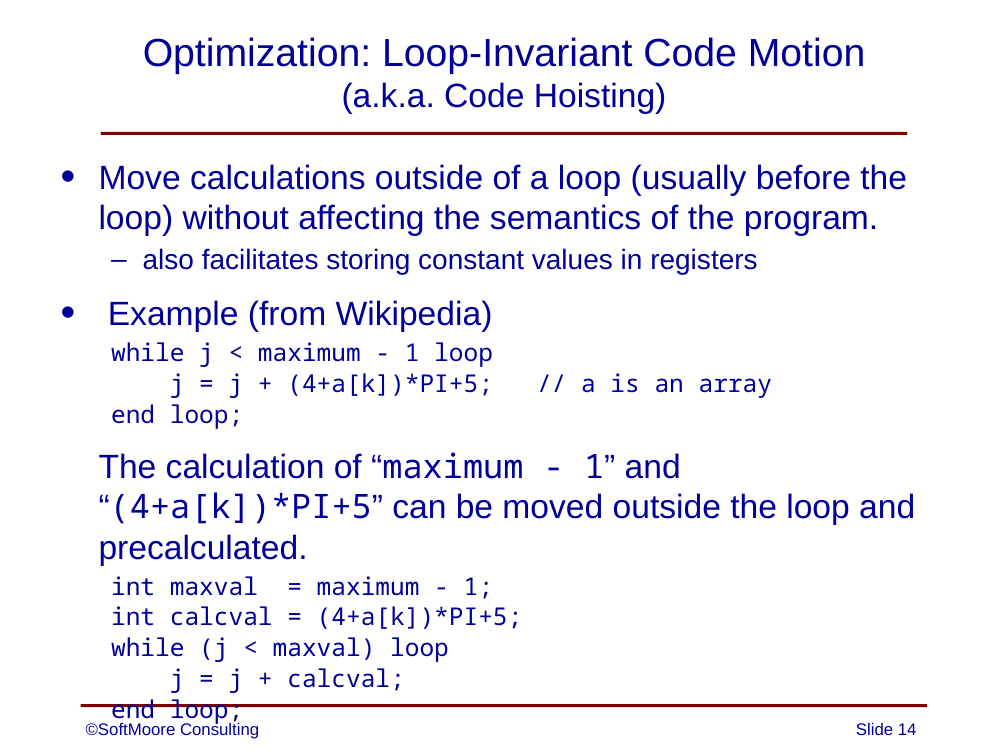
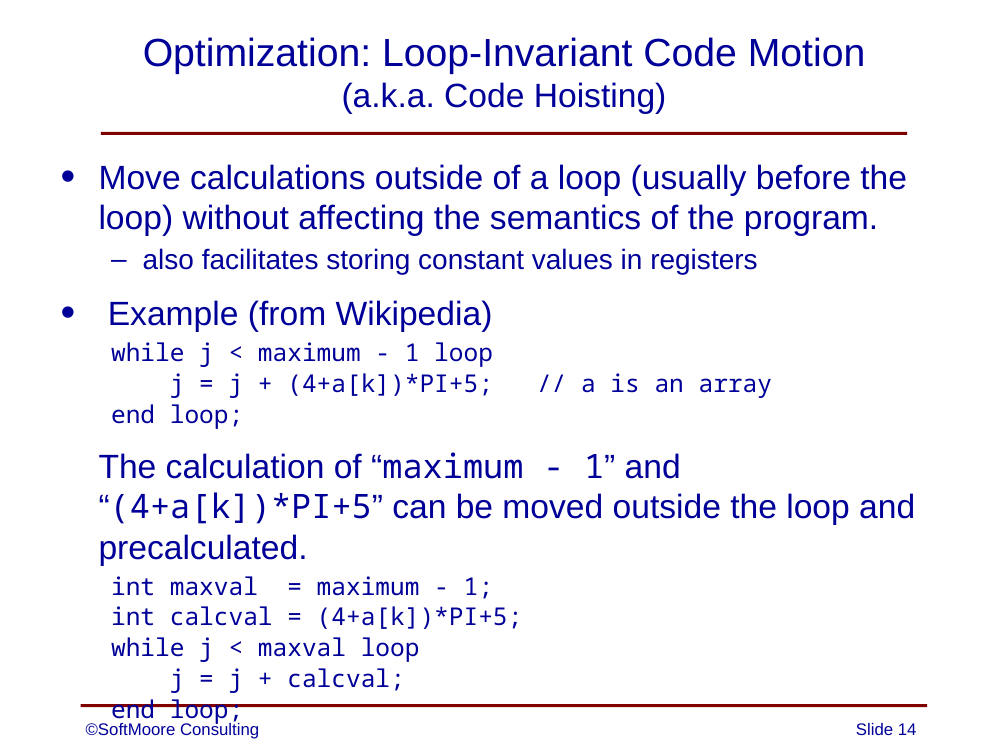
Before and after one commit to SoftMoore/CPRL-Kt, a slide deck: slide 14 of PowerPoint Slides/12 - Optimization.pptx. Drawn at 1008x756 pixels with LibreOffice and Linux fonts; fonts in the diff are those of the drawing. Boxes give left, top, right and bottom in pixels: in the first picture for what was removed or moved away, otherwise in the second. Text is boxed around its words. In the diff, an @@ line names an element or a change of style, - is before the commit and + after.

```diff
--- a/PowerPoint Slides/12 - Optimization.pptx
+++ b/PowerPoint Slides/12 - Optimization.pptx
@@ text at [111, 637, 420, 662]: text changed @@
-  while (j < maxval) loop
+  while j < maxval loop
```
Also in this commit, not shown: 3 other files.
